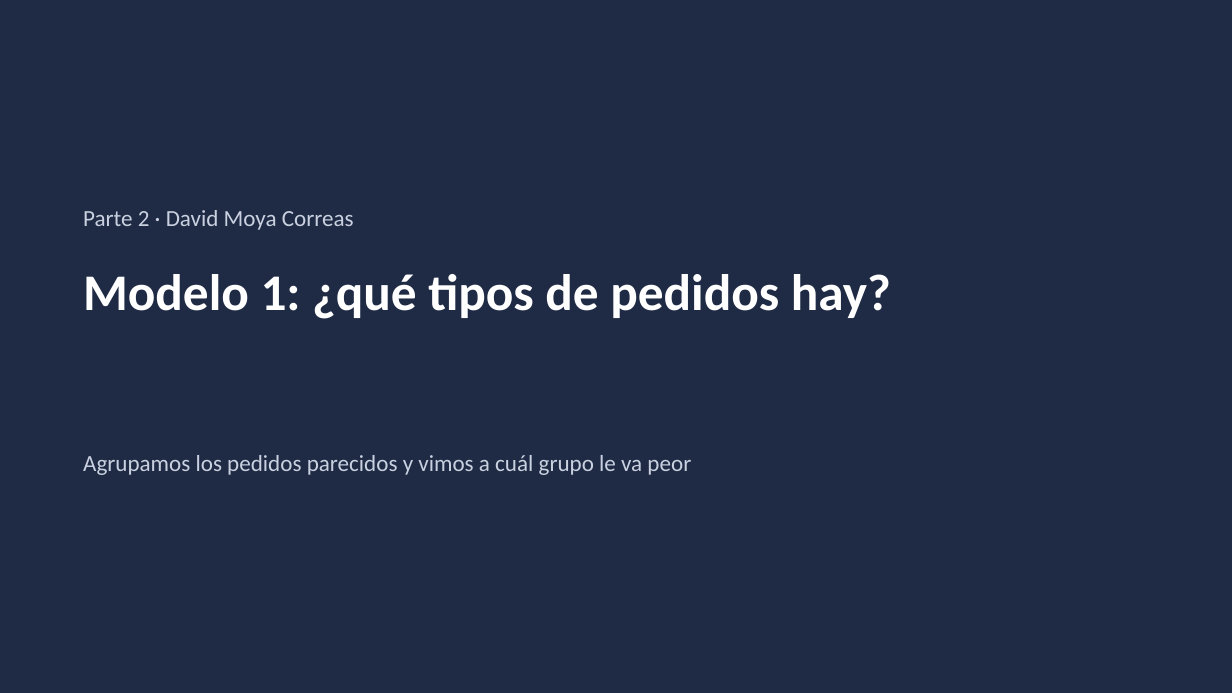
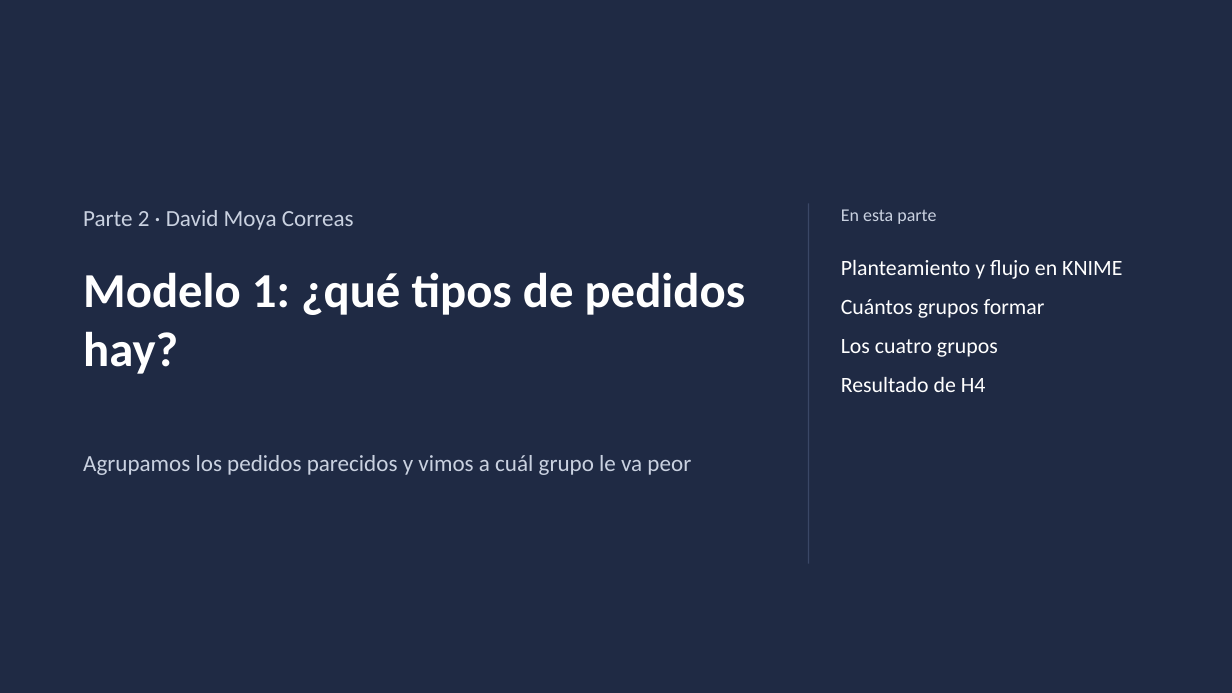
Before and after one commit to FerretoDev/mo0005-ecommerce-ml, a slide deck: slide 10 of presentacion/presentacion.pptx. Drawn at 1232x693 pixels with LibreOffice and Linux fonts; fonts in the diff are those of the drawing. Boxes give left, top, right and bottom in pixels: in the first picture for what was removed or moved away, otherwise in the second. Text is boxed around its words. In the diff, an @@ line names an element or a change of style, - is before the commit and + after.

```diff
--- a/presentacion/presentacion.pptx
+++ b/presentacion/presentacion.pptx
@@ line added from (809, 203) to (809, 564), #3A4766 1 pt @@
@@ text added at [841, 209, 936, 224], 14 pt, text #C9D1E0 @@
+En esta parte
@@ title "Modelo 1: ¿qué tipos de ..." at [83, 272, 746, 374]: size 40 to 38 pt @@
@@ text added at [841, 260, 1122, 392], 17 pt, text #FFFFFF @@
+Planteamiento y flujo en KNIME
+Cuántos grupos formar
+Los cuatro grupos
+Resultado de H4
```
Also in this commit, not shown: 19 other slides changed, 7 other files.
